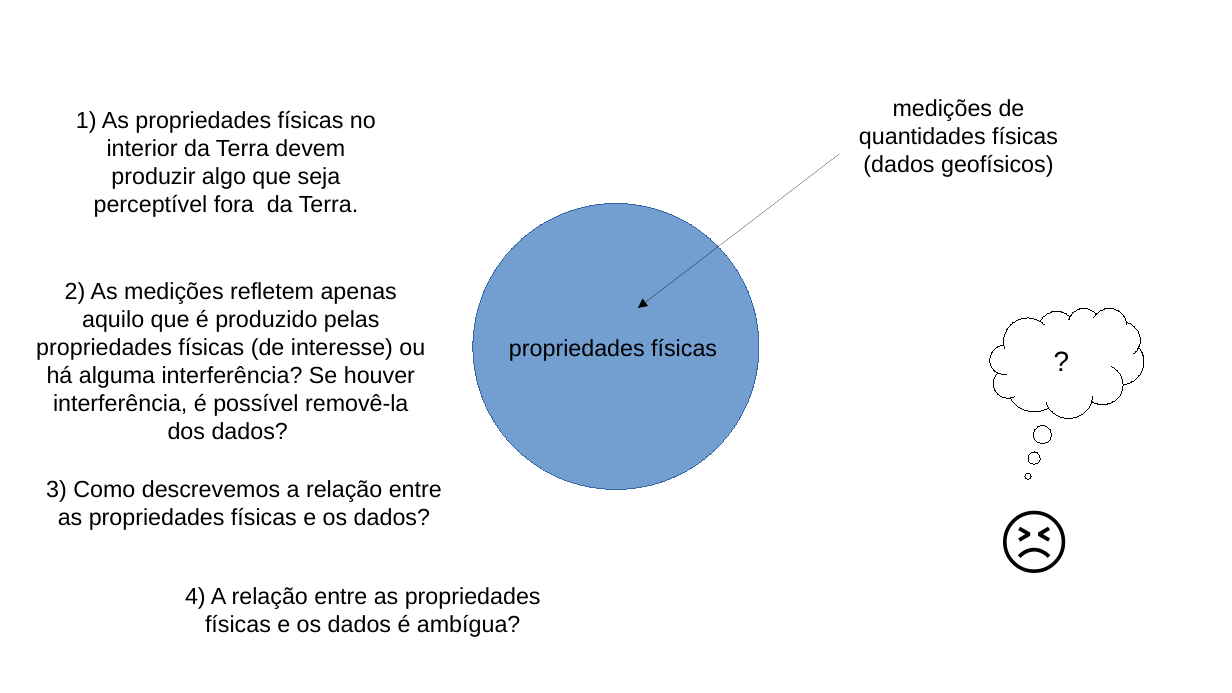
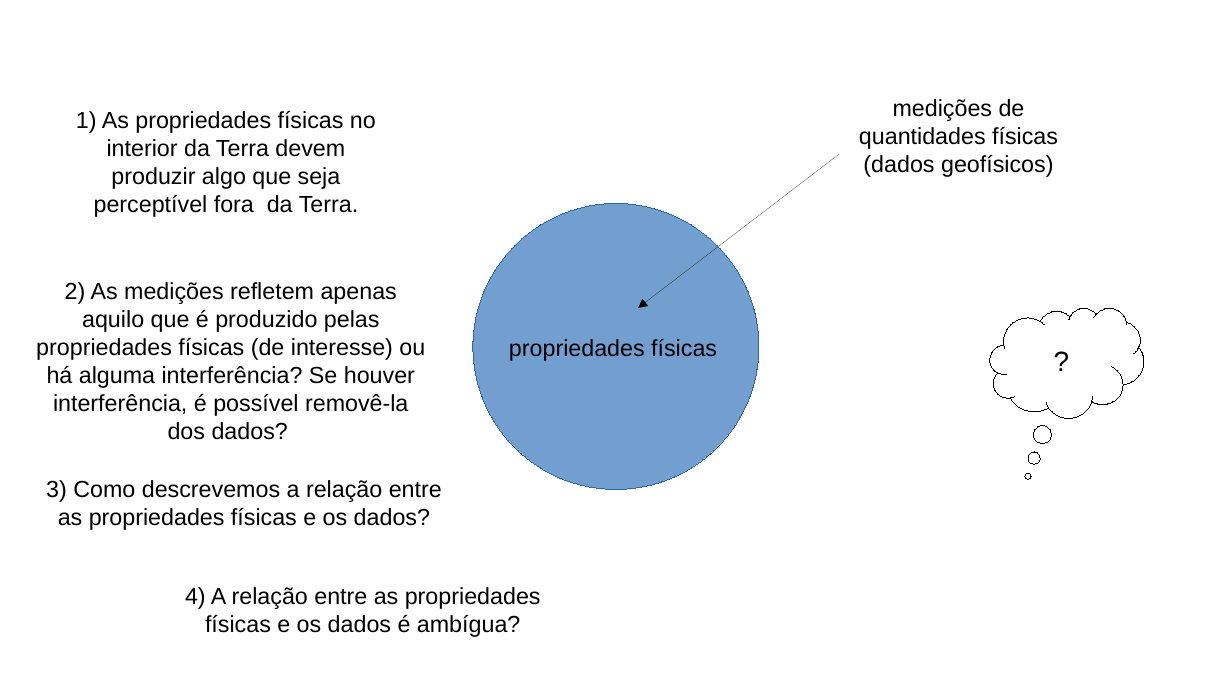
Before and after one commit to birocoles/Intro-grav-mag, a slide deck: slide 51 of slides/aula_1_1.odp. Drawn at 1232x693 pixels with LibreOffice and Linux fonts; fonts in the diff are those of the drawing. Boxes give left, top, right and bottom in pixels: in the first picture for what was removed or moved away, otherwise in the second. Text is boxed around its words. In the diff, an @@ line names an element or a change of style, - is before the commit and + after.

```diff
--- a/slides/aula_1_1.odp
+++ b/slides/aula_1_1.odp
@@ text removed at [991,484,1120,600] @@
-😣
```
Also in this commit, not shown: 34 other slides changed, 10 slides removed, 13 other files.
